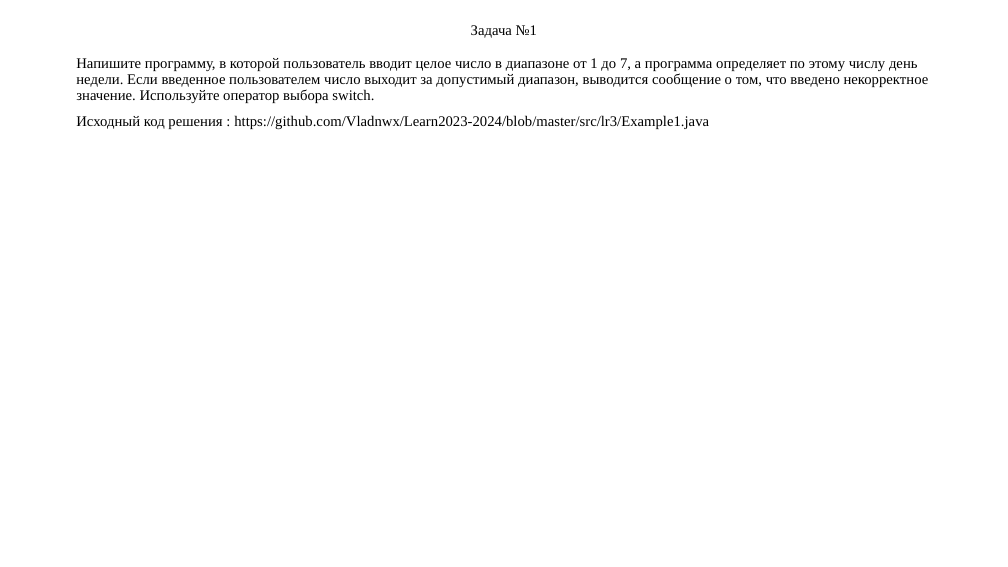
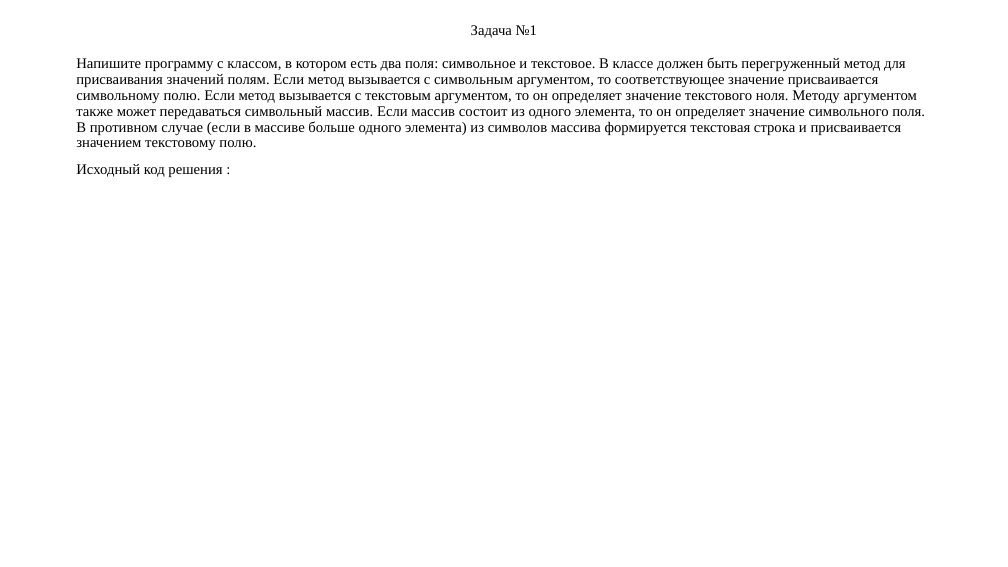
Before and after one commit to Vladnwx/Learn2023-2024, a slide deck: slide 3 of src/lr6/РИЗ-130916у Савельев В.Н. Отчет о выполнении ЛР6.pptx. Drawn at 1008x567 pixels with LibreOffice and Linux fonts; fonts in the diff are those of the drawing. Boxes give left, top, right and bottom in pixels: in the first picture for what was removed or moved away, otherwise in the second. Text is boxed around its words. In the diff, an @@ line names an element or a change of style, - is before the commit and + after.

```diff
--- a/src/lr6/РИЗ-130916у Савельев В.Н. Отчет о выполнении ЛР6.pptx
+++ b/src/lr6/РИЗ-130916у Савельев В.Н. Отчет о выполнении ЛР6.pptx
@@ text at bbox=[76, 57, 925, 177]: text changed @@
-Напишите программу, в которой пользователь вводит целое число в диапазоне от 1 до 7, а программа определяет по этому числу день недели. Если введенное пользователем число выходит за допустимый диапазон, выводится сообщение о том, что введено некорректное значение. Используйте оператор выбора switch.
-Исходный код решения : https://github.com/Vladnwx/Learn2023-2024/blob/master/src/lr3/Example1.java
+Напишите программу с классом, в котором есть два поля: символьное и текстовое. В классе должен быть перегруженный метод для присваивания значений полям. Если метод вызывается с символьным аргументом, то соответствующее значение присваивается символьному полю. Если метод вызывается с текстовым аргументом, то он определяет значение текстового ноля. Методу аргументом также может передаваться символьный массив. Если массив состоит из одного элемента, то он определяет значение символьного поля. В противном случае (если в массиве больше одного элемента) из символов массива формируется текстовая строка и присваивается значением текстовому полю.
+Исходный код решения :
```
Also in this commit, not shown: 12 other slides changed, 2 other files.
